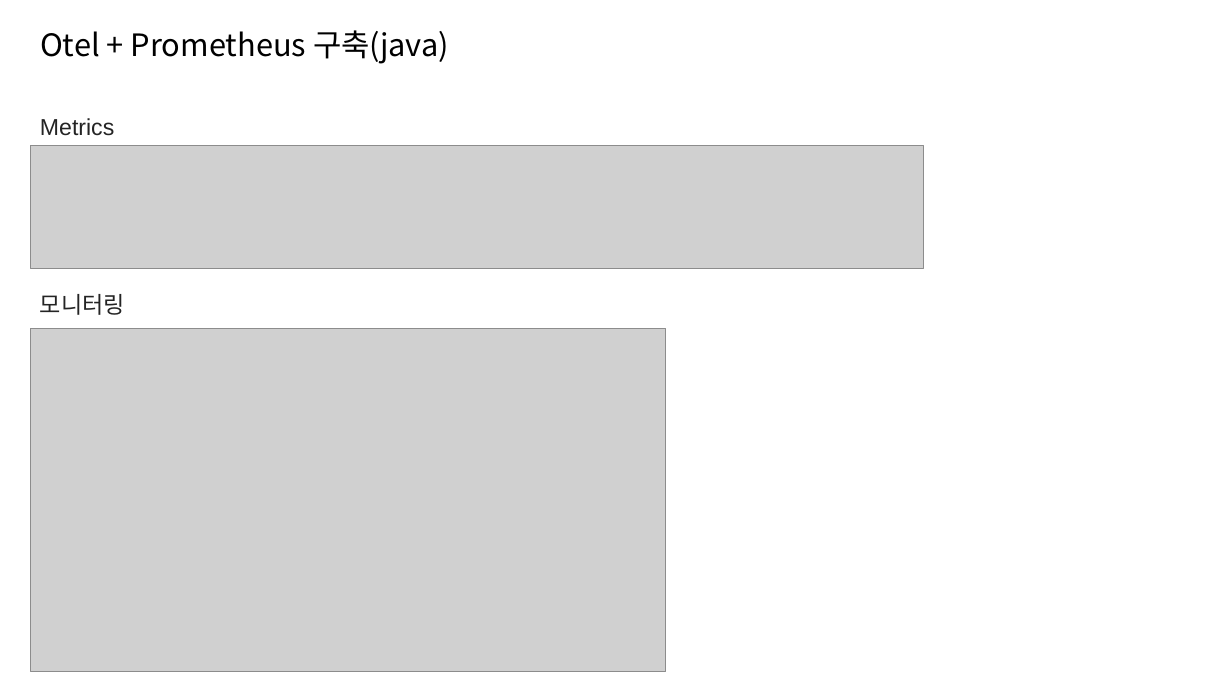
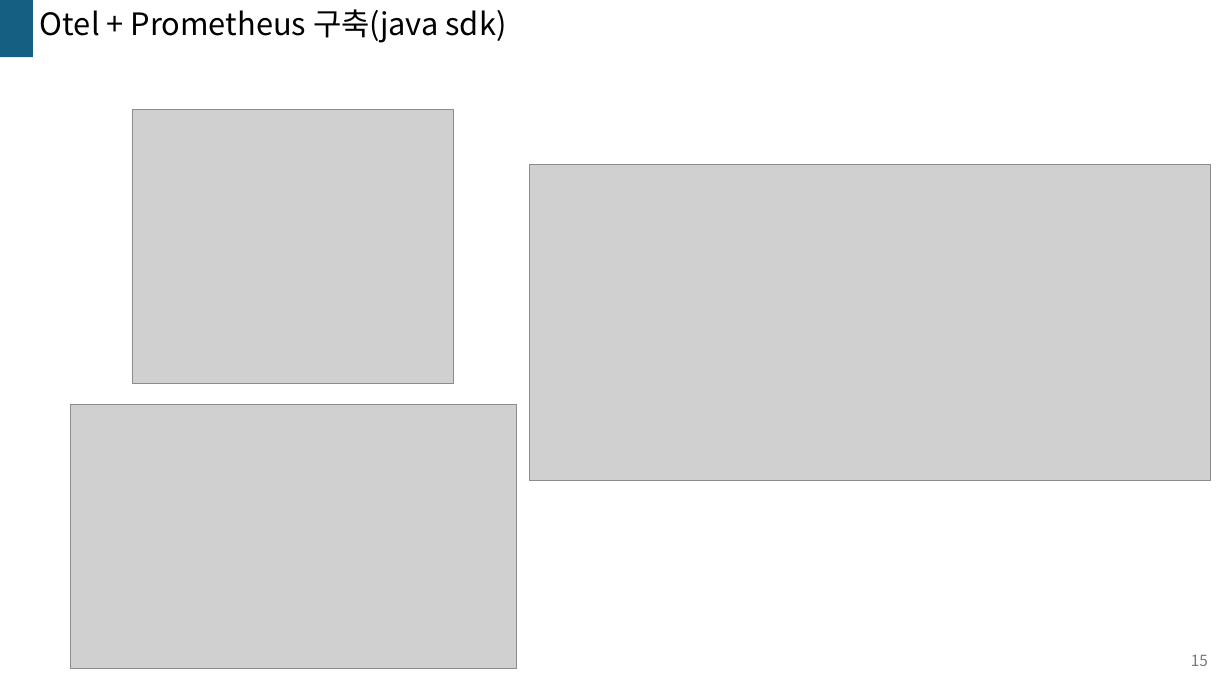
Before and after one commit to kkimsungchul/otel, a slide deck: slide 15 of [Otel]정리.pptx (slide 8 before the commit). Drawn at 1232x693 pixels with LibreOffice and Linux fonts; fonts in the diff are those of the drawing; grey boxes stand for pictures. Boxes give left, top, right and bottom in pixels: in the first picture for what was removed or moved away, otherwise in the second. Text is boxed around its words. In the diff, an @@ line names an element or a change of style, - is before the commit and + after.

Commit message:
240516 otel 내용 정리

```diff
--- a/[Otel]정리.pptx
+++ b/[Otel]정리.pptx
@@ rectangle added at box(0, 0, 33, 57), fill #156082 @@
@@ text at box(40, 9, 507, 43): text changed @@
-Otel + Prometheus 구축(java)
+Otel + Prometheus 구축(java sdk)
@@ text removed at box(40, 118, 114, 136) @@
-Metrics
@@ picture added at box(133, 109, 454, 383) @@
@@ picture removed at box(30, 145, 923, 268) @@
@@ picture added at box(531, 165, 1211, 481) @@
@@ text removed at box(40, 294, 125, 315) @@
-모니터링
@@ picture: place and size @@
-picture at box(30, 328, 665, 672)
+picture at box(70, 405, 517, 668)
@@ page number added at box(1191, 655, 1208, 666), 12 pt, text #797979 @@
+15
```
Also in this commit, not shown: 5 other slides changed, 10 slides added, 3 slides removed, 2 other files.
